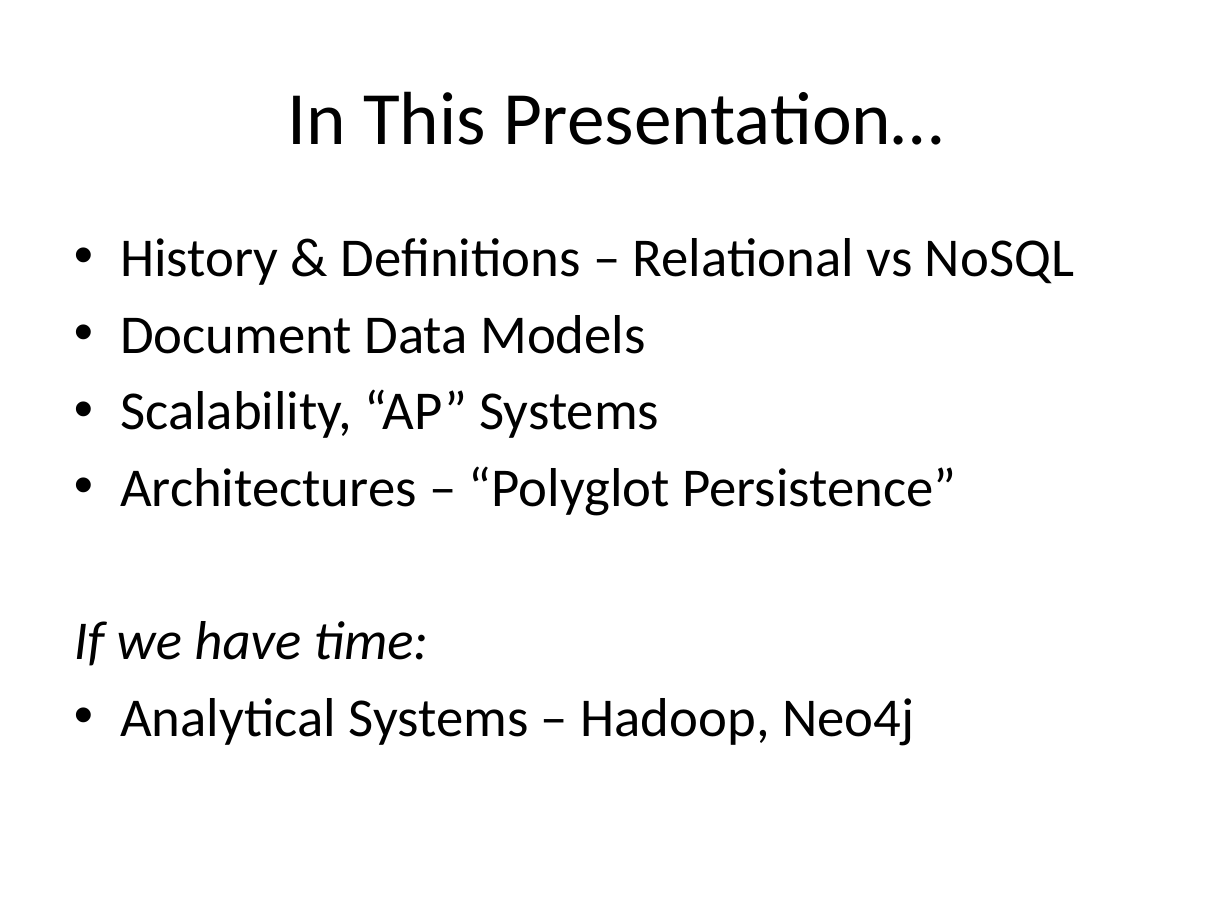
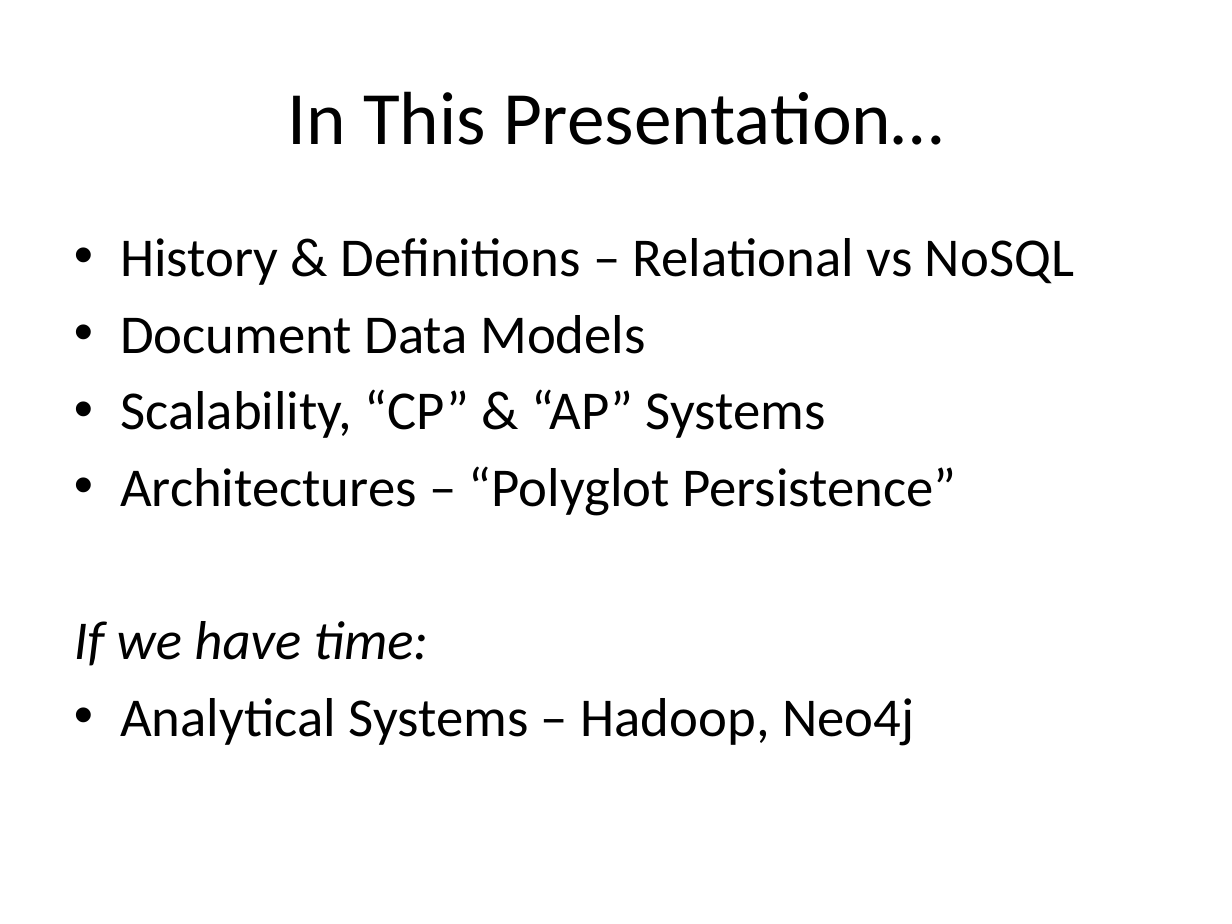
Before and after one commit to alexdgarland/database-demos, a slide deck: slide 3 of Slides/Not Only SQL - Picking A Database for DotNET.pptx. Drawn at 1232x924 pixels with LibreOffice and Linux fonts; fonts in the diff are those of the drawing. Boxes give left, top, right and bottom in pixels: in the first picture for what was removed or moved away, otherwise in the second. Text is boxed around its words. In the diff, an @@ line names an element or a change of style, - is before the commit and + after.

```diff
--- a/Slides/Not Only SQL - Picking A Database for DotNET.pptx
+++ b/Slides/Not Only SQL - Picking A Database for DotNET.pptx
@@ text at box(120, 389, 826, 438): text changed @@
-• Scalability, “AP” Systems
+• Scalability, “CP” & “AP” Systems
```
Also in this commit, not shown: 2 other slides changed, 1 slide added.
